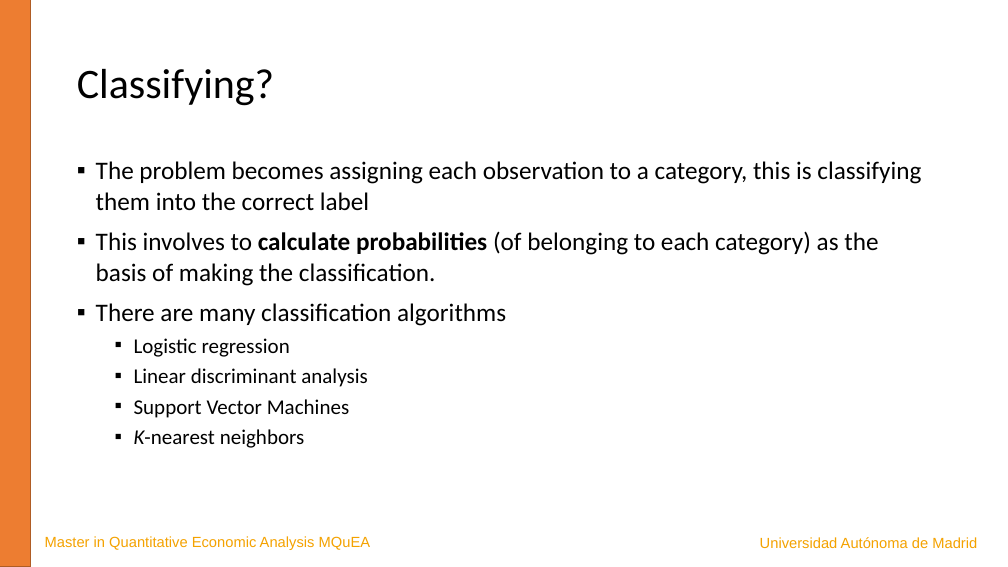
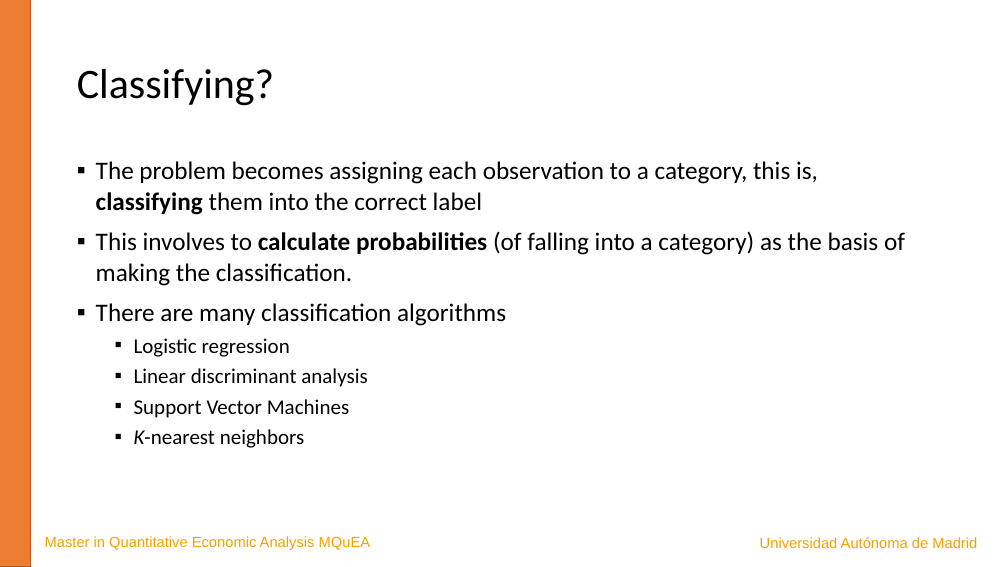
Before and after one commit to JavierBas/IMLEF-MQuEA, a slide deck: slide 4 of Course content/Slides/Topic 4 - Classification.pptx. Drawn at 1008x567 pixels with LibreOffice and Linux fonts; fonts in the diff are those of the drawing. Boxes give left, top, right and bottom in pixels: in the first picture for what was removed or moved away, otherwise in the second. Text is boxed around its words. In the diff, an @@ line names an element or a change of style, - is before the commit and + after.

```diff
--- a/Course content/Slides/Topic 4 - Classification.pptx
+++ b/Course content/Slides/Topic 4 - Classification.pptx
@@ text at bbox=[96, 161, 905, 286]: text changed @@
-▪ The problem becomes assigning each observation to a category, this is classifying them into the correct label
-▪ This involves to calculate probabilities (of belonging to each category) as the basis of making the classification.
+▪ The problem becomes assigning each observation to a category, this is, classifying them into the correct label
+▪ This involves to calculate probabilities (of falling into a category) as the basis of making the classification.
```
Also in this commit, not shown: 6 other slides changed, 3 slides removed, 6 other files.
